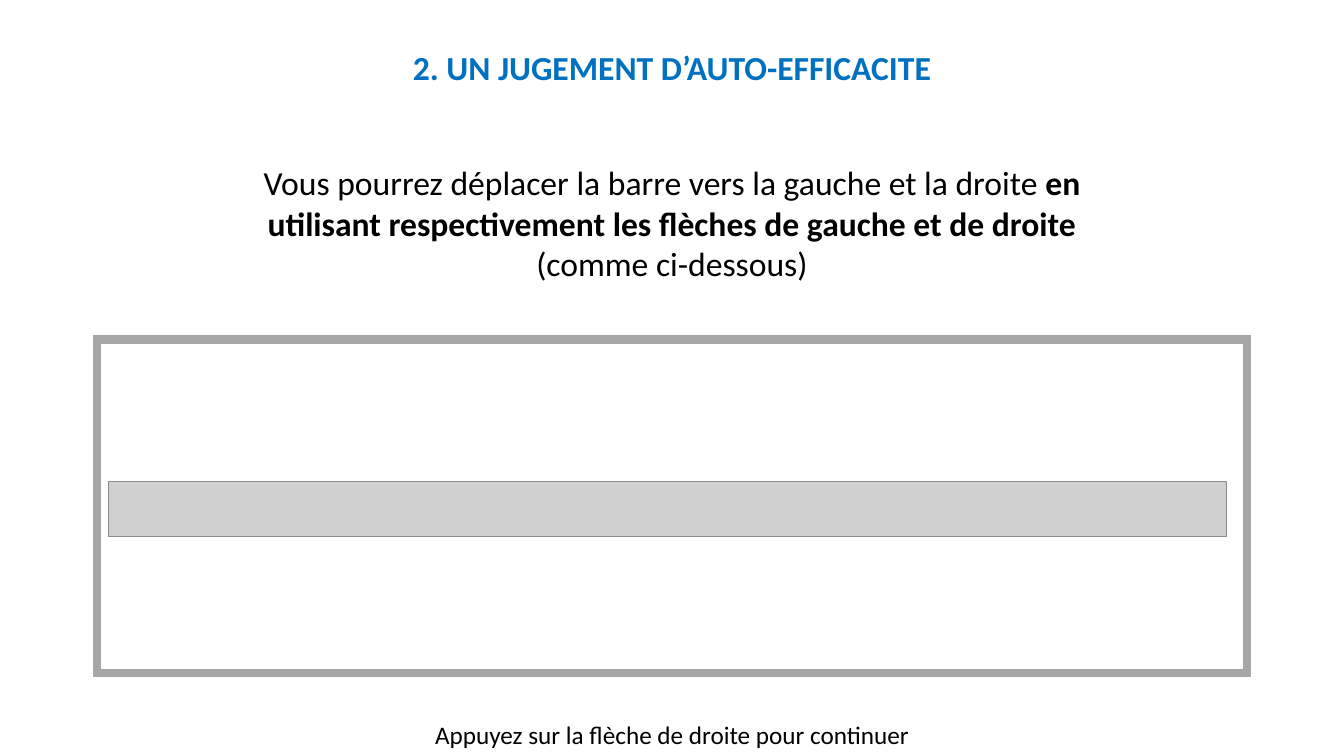
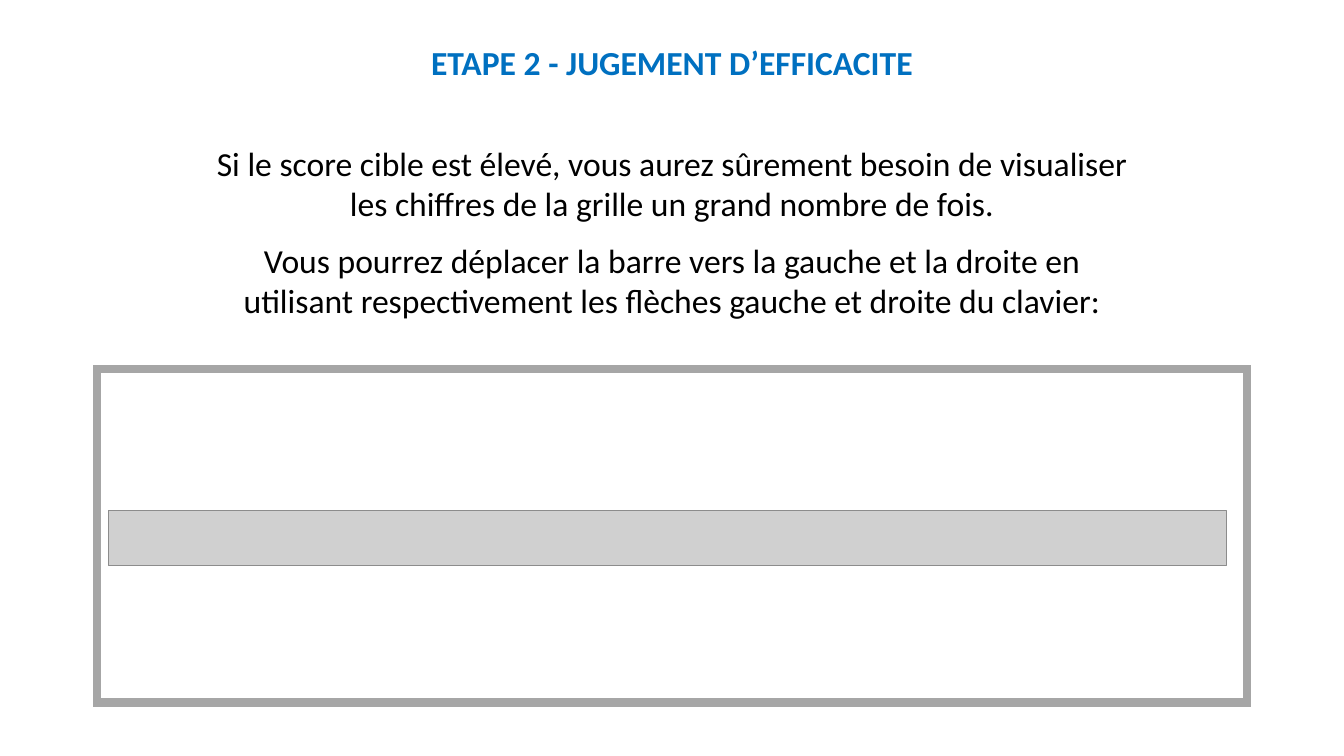
Before and after one commit to MBB-team/Online_Testing, a slide deck: slide 10 of src/Self_Efficacy/Stimuli/Instructions.pptx (slide 20 before the commit). Drawn at 1344x756 pixels with LibreOffice and Linux fonts; fonts in the diff are those of the drawing; grey boxes stand for pictures. Boxes give left, top, right and bottom in pixels: in the first picture for what was removed or moved away, otherwise in the second. Text is boxed around its words. In the diff, an @@ line names an element or a change of style, - is before the commit and + after.

```diff
--- a/src/Self_Efficacy/Stimuli/Instructions.pptx
+++ b/src/Self_Efficacy/Stimuli/Instructions.pptx
@@ text at bbox=[431, 50, 913, 76]: text changed @@
-2. UN JUGEMENT D’AUTO-EFFICACITE
+ETAPE 2 - JUGEMENT D’EFFICACITE
@@ text at bbox=[217, 152, 1127, 319]: text changed @@
-Vous pourrez déplacer la barre vers la gauche et la droite en utilisant respectivement les flèches de gauche et de droite (comme ci-dessous)
+Si le score cible est élevé, vous aurez sûrement besoin de visualiser les chiffres de la grille un grand nombre de fois.
+Vous pourrez déplacer la barre vers la gauche et la droite en utilisant respectivement les flèches gauche et droite du clavier:
@@ rectangle: place and size @@
-rectangle at bbox=[97, 340, 1247, 674]
+rectangle at bbox=[97, 369, 1247, 703]
@@ picture: place and size @@
-picture at bbox=[109, 481, 1227, 536]
+picture at bbox=[109, 510, 1227, 566]
@@ text removed at bbox=[435, 726, 909, 748] @@
-Appuyez sur la flèche de droite pour continuer
```
Also in this commit, not shown: 23 other slides changed, 9 slides added, 21 slides removed, 35 other files.
